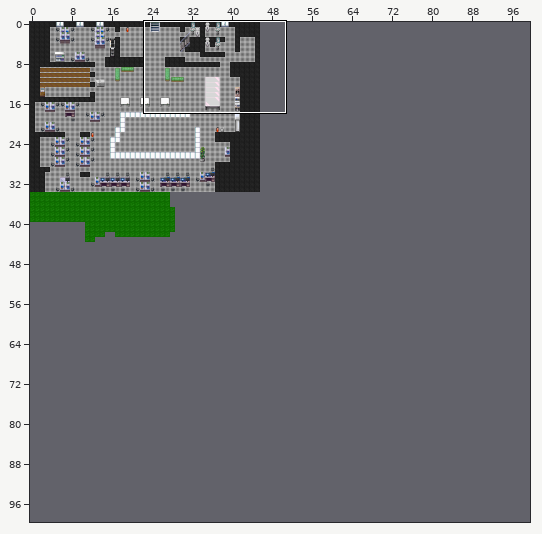
Two versions of a level (Tiled map (JSON), maps/3rdFloor.json). Above: a wide view before the commit, with the close-up outlined.
Close-up. As it was:
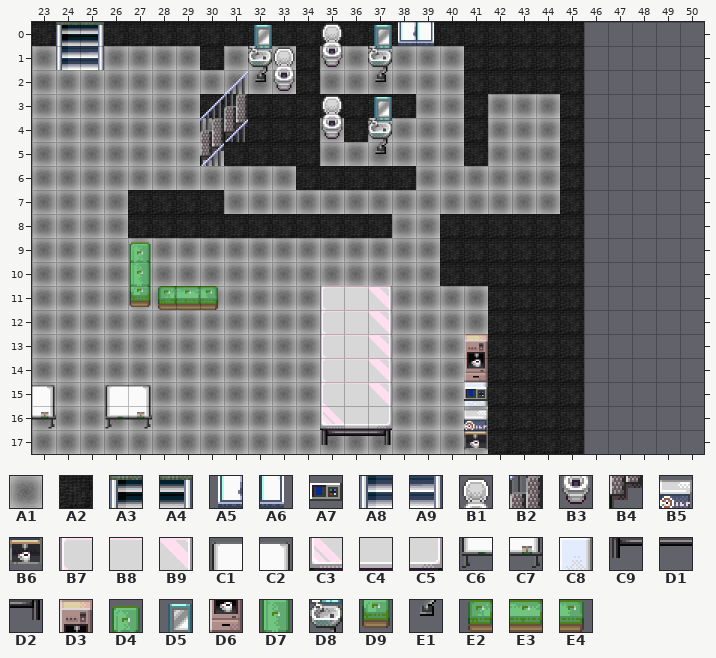
Cells are 32x32 px. Shown: x 23..50, y 0..17. The commit also changed other parts of the map, which this record leaves out.
Key: from "floortileset": A1 14, A2 37; from "office_1": A3 24, A4 25, A5 30, A6 31, A7 32, A8 40, A9 41, B1 62, B2 70, B3 78, B4 102, B5 134, B6 150, B7 152, B8 153, B9 154, C1 161, C2 162, C3 168, C4 169, C5 170, C6 177, C7 178, C8 179, C9 184, D1 185, D2 186, D3 198, D4 199, D5 200, D6 214, D7 215, D8 216, D9 231, E1 232, E2 244, E3 245, E4 246.
__ is an empty cell, ## one hidden under a higher layer.
Layers that did not change in this view are not listed.
Layer "bottom" before, first column x 23:
 0 A2 ## ## A2 A2 A2 A2 A2 A2 A2 A2 A2 A2 A2 A2 A2 A2 A2 A2 A2 A2 A2 A2 __ __ __ __ __
 1 A1 ## ## A1 A1 A1 A1 A2 A1 A1 A1 A2 A1 A1 A1 A1 A1 A1 A2 A2 A2 A2 A2 __ __ __ __ __
 2 A1 A1 A1 A1 A1 A1 A1 A1 A1 A1 A1 A2 A1 A1 A1 A1 A1 A1 A2 A2 A2 A2 A2 __ __ __ __ __
 3 A1 A1 A1 A1 A1 A1 A1 A2 A2 A2 A2 A2 A2 A2 A2 A2 A1 A1 A2 A1 A1 A1 A2 __ __ __ __ __
 4 A1 A1 A1 A1 A1 A1 A1 A1 A2 A2 A2 A2 A1 A2 A1 A1 A1 A1 A2 A1 A1 A1 A2 __ __ __ __ __
 5 A1 A1 A1 A1 A1 A1 A1 A1 A2 A2 A2 A2 A1 A1 A1 A1 A1 A1 A2 A1 A1 A1 A2 __ __ __ __ __
 6 A1 A1 A1 A1 A1 A1 A1 A1 A1 A1 A1 A2 A2 A2 A2 __ A1 A1 A1 A1 A1 A1 A2 __ __ __ __ __
 7 A1 A1 A1 A1 A2 A2 A2 A2 A1 A1 A1 A1 A1 A1 A1 A1 A1 A1 A1 A1 A1 A1 A2 __ __ __ __ __
 8 A1 A1 A1 A1 A2 A2 A2 A2 A2 A2 A2 A2 A2 A2 A2 A1 A1 A2 A2 A2 A2 A2 A2 __ __ __ __ __
 9 A1 A1 A1 A1 A1 A1 A1 A1 A1 A1 A1 A1 A1 A1 A1 A1 A1 A2 A2 A2 A2 A2 A2 __ __ __ __ __
10 A1 A1 A1 A1 A1 A1 A1 A1 A1 A1 A1 A1 A1 A1 A1 A1 A1 A2 A2 A2 A2 A2 A2 __ __ __ __ __
11 A1 A1 A1 A1 A1 A1 ## A1 A1 A1 A1 A1 ## ## ## A1 A1 A1 A1 A2 A2 A2 A2 __ __ __ __ __
12 A1 A1 A1 A1 A1 A1 A1 A1 A1 A1 A1 A1 ## ## ## A1 A1 A1 A1 A2 A2 A2 A2 __ __ __ __ __
13 A1 A1 A1 A1 A1 A1 A1 A1 A1 A1 A1 A1 ## ## ## A1 A1 A1 ## A2 A2 A2 A2 __ __ __ __ __
14 A1 A1 A1 A1 A1 A1 A1 A1 A1 A1 A1 A1 ## ## ## A1 A1 A1 ## A2 A2 A2 A2 __ __ __ __ __
15 A1 A1 A1 A1 A1 A1 A1 A1 A1 A1 A1 A1 ## ## ## A1 A1 A1 ## A2 A2 A2 A2 __ __ __ __ __
16 A1 A1 A1 A1 A1 A1 A1 A1 A1 A1 A1 A1 ## ## ## A1 A1 A1 A1 A2 A2 A2 A2 __ __ __ __ __
17 A1 A1 A1 A1 A1 A1 A1 A1 A1 A1 A1 A1 A1 A1 A1 A1 A1 A1 A1 A2 A2 A2 A2 __ __ __ __ __
Layer "top" before, first column x 23:
 0 __ A3 A4 __ __ __ __ __ __ D5 __ __ B1 __ D5 A5 A6 __ __ __ __ __ __ __ __ __ __ __
 1 __ A8 A9 __ __ __ __ __ __ D8 B1 __ B3 __ D8 __ __ __ __ __ __ __ __ __ __ __ __ __
 2 __ __ __ __ __ __ __ __ __ E1 B3 __ __ __ E1 __ __ __ __ __ __ __ __ __ __ __ __ __
 3 __ __ __ __ __ __ __ __ B2 __ __ __ B1 __ D5 __ __ __ __ __ __ __ __ __ __ __ __ __
 4 __ __ __ __ __ __ __ B2 B4 __ __ __ B3 __ D8 __ __ __ __ __ __ __ __ __ __ __ __ __
 5 __ __ __ __ __ __ __ B4 __ __ __ __ __ __ E1 __ __ __ __ __ __ __ __ __ __ __ __ __
 6 __ __ __ __ __ __ __ __ __ __ __ __ __ __ __ A2 __ __ __ __ __ __ __ __ __ __ __ __
 7 __ __ __ __ __ __ __ __ __ __ __ __ __ __ __ __ __ __ __ __ __ __ __ __ __ __ __ __
 8 __ __ __ __ __ __ __ __ __ __ __ __ __ __ __ __ __ __ __ __ __ __ __ __ __ __ __ __
 9 __ __ __ __ D4 __ __ __ __ __ __ __ __ __ __ __ __ __ __ __ __ __ __ __ __ __ __ __
10 __ __ __ __ D7 __ __ __ __ __ __ __ __ __ __ __ __ __ __ __ __ __ __ __ __ __ __ __
11 __ __ __ __ D9 E2 E3 E4 __ __ __ __ B7 B8 B9 __ __ __ __ __ __ __ __ __ __ __ __ __
12 __ __ __ __ __ __ __ __ __ __ __ __ B7 B8 B9 __ __ __ __ __ __ __ __ __ __ __ __ __
13 __ __ __ __ __ __ __ __ __ __ __ __ B7 B8 B9 __ __ __ D3 __ __ __ __ __ __ __ __ __
14 __ __ __ __ __ __ __ __ __ __ __ __ B7 B8 B9 __ __ __ D6 __ __ __ __ __ __ __ __ __
15 C2 __ __ C1 C2 __ __ __ __ __ __ __ B7 B8 B9 __ __ __ C8 __ __ __ __ __ __ __ __ __
16 C7 __ __ C6 C7 __ __ __ __ __ __ __ C3 C4 C5 __ __ __ B5 __ __ __ __ __ __ __ __ __
17 __ __ __ __ __ __ __ __ __ __ __ __ C9 D1 D2 __ __ __ B6 __ __ __ __ __ __ __ __ __
The same view after the edit:
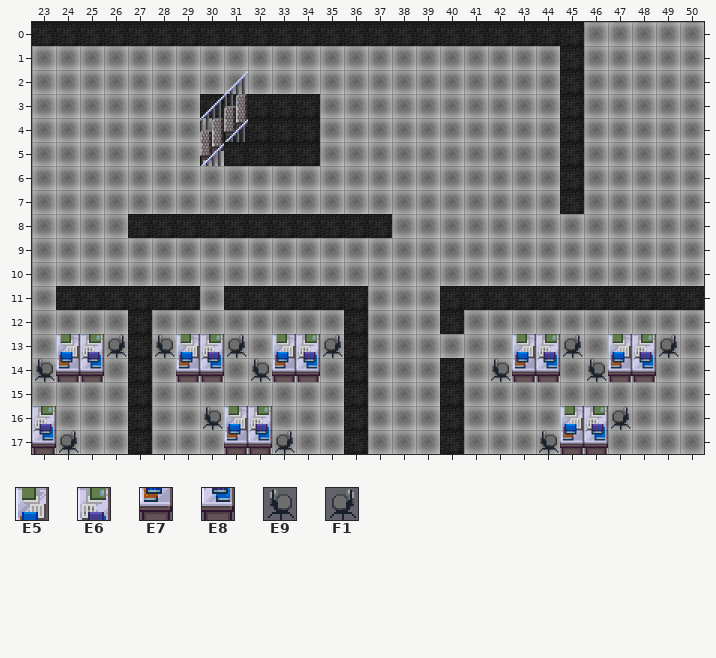
Further tiles: from "office_1": E5 50, E6 51, E7 66, E8 67, E9 114, F1 115.
Tiles of an added or newly shown layer are drawn over the layers below it.
The exact change:
Changed rows in their new state; .. is an unchanged cell.
Layer "bottom":
first column x 24:
 0 .. .. .. .. .. .. .. .. .. .. .. .. .. .. .. .. .. .. .. .. .. .. A1 A1 A1 A1 A1
 1 .. .. .. .. .. .. A1 .. .. .. A1 .. .. .. .. .. .. A1 A1 A1 A1 .. A1 A1 A1 A1 A1
 2 .. .. .. .. .. .. .. .. .. .. A1 .. .. .. .. .. .. A1 A1 A1 A1 .. A1 A1 A1 A1 A1
 3 .. .. .. .. .. .. .. .. .. .. .. A1 A1 A1 A1 .. .. A1 .. .. .. .. A1 A1 A1 A1 A1
 4 .. .. .. .. .. .. .. .. .. .. .. .. A1 .. .. .. .. A1 .. .. .. .. A1 A1 A1 A1 A1
 5 .. .. .. .. .. .. .. .. .. .. .. .. .. .. .. .. .. A1 .. .. .. .. A1 A1 A1 A1 A1
 6 .. .. .. .. .. .. .. .. .. .. A1 A1 A1 A1 A1 .. .. .. .. .. .. .. A1 A1 A1 A1 A1
 7 .. .. .. A1 A1 A1 A1 .. .. .. .. .. .. .. .. .. .. .. .. .. .. .. A1 A1 A1 A1 A1
 8 .. .. .. .. .. .. .. .. .. .. .. .. .. .. .. .. A1 A1 A1 A1 A1 A1 A1 A1 A1 A1 A1
 9 .. .. .. .. .. .. .. .. .. .. .. .. .. .. .. .. A1 A1 A1 A1 A1 A1 A1 A1 A1 A1 A1
10 .. .. .. .. .. .. .. .. .. .. .. .. .. .. .. .. A1 A1 A1 A1 A1 A1 A1 A1 A1 A1 A1
11 A2 A2 A2 A2 A2 A2 .. A2 A2 A2 A2 A2 A2 .. .. .. A2 A2 .. .. .. .. A2 A2 A2 A2 A2
12 .. .. .. A2 .. .. .. .. .. .. .. .. A2 .. .. .. A2 .. A1 A1 A1 A1 A1 A1 A1 A1 A1
13 .. .. .. A2 .. .. .. .. .. .. .. .. A2 .. .. .. .. .. A1 ## ## A1 A1 .. .. A1 A1
14 .. .. .. A2 .. .. .. .. .. .. .. .. A2 .. .. .. A2 .. A1 A1 A1 A1 A1 A1 A1 A1 A1
15 .. .. .. A2 .. .. .. .. .. .. .. .. A2 .. .. .. A2 .. A1 A1 A1 A1 A1 A1 A1 A1 A1
16 .. .. .. A2 .. .. .. .. .. .. .. .. A2 .. .. .. A2 .. A1 A1 A1 ## .. A1 A1 A1 A1
17 .. .. .. A2 .. .. .. .. .. .. .. .. A2 .. .. .. A2 .. A1 A1 A1 A1 A1 A1 A1 A1 A1
Layer "bureau" (added):
first column x 23:
13 .. E5 E6 F1 .. E9 E5 E6 F1 .. E5 E6 F1 .. .. .. .. .. .. .. E5 E6 F1 .. E5 E6 F1
14 E9 E7 E8 .. .. .. E7 E8 .. E9 E7 E8 .. .. .. .. .. .. .. E9 E7 E8 .. E9 E7 E8 ..
16 E6 .. .. .. .. .. .. E9 E5 E6 .. .. .. .. .. .. .. .. .. .. .. .. E5 E6 F1 .. ..
17 E8 F1 .. .. .. .. .. .. E7 E8 F1 .. .. .. .. .. .. .. .. .. .. E9 E7 E8 .. .. ..
Layer "top" (removed):
first column x 23:
 0 .. __ __ .. .. .. .. .. .. __ .. .. __ .. __ __ __ .. ..
 1 .. __ __ .. .. .. .. .. .. __ __ .. __ .. __ .. .. .. ..
 2 .. .. .. .. .. .. .. .. .. __ __ .. .. .. __ .. .. .. ..
 3 .. .. .. .. .. .. .. .. .. .. .. .. __ .. __ .. .. .. ..
 4 .. .. .. .. .. .. .. .. .. .. .. .. __ .. __ .. .. .. ..
 5 .. .. .. .. .. .. .. .. .. .. .. .. .. .. __ .. .. .. ..
 6 .. .. .. .. .. .. .. .. .. .. .. .. .. .. .. __ .. .. ..
 9 .. .. .. .. __ .. .. .. .. .. .. .. .. .. .. .. .. .. ..
10 .. .. .. .. __ .. .. .. .. .. .. .. .. .. .. .. .. .. ..
11 .. .. .. .. __ __ __ __ .. .. .. .. __ __ __ .. .. .. ..
12 .. .. .. .. .. .. .. .. .. .. .. .. __ __ __ .. .. .. ..
13 .. .. .. .. .. .. .. .. .. .. .. .. __ __ __ .. .. .. __
14 .. .. .. .. .. .. .. .. .. .. .. .. __ __ __ .. .. .. __
15 __ .. .. __ __ .. .. .. .. .. .. .. __ __ __ .. .. .. __
16 __ .. .. __ __ .. .. .. .. .. .. .. __ __ __ .. .. .. __
17 .. .. .. .. .. .. .. .. .. .. .. .. __ __ __ .. .. .. __
Layer "book" (removed):
first column x 41:
15 __
Pixel boxes of the changes (left, top, right, bottom) in both close-ups:
removed: (56, 22, 104, 70)
changed: (248, 22, 434, 190)
changed: (440, 22, 704, 454)
changed: (200, 46, 224, 70)
changed: (128, 190, 224, 214)
changed: (32, 242, 392, 454)
